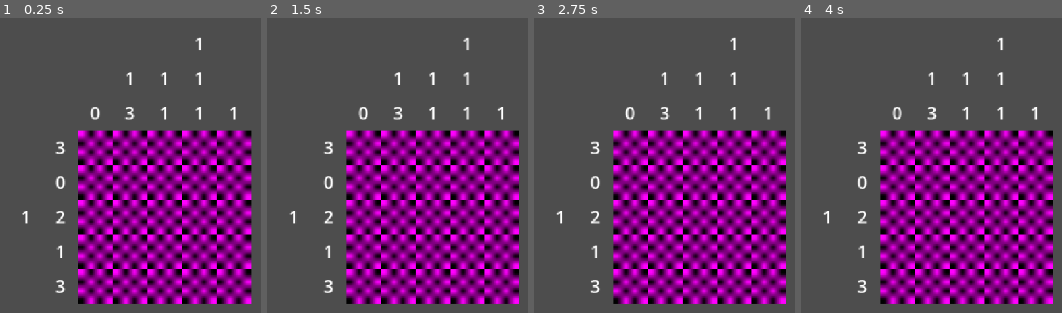
Above: before the commit, frames 1-4 (left to right).
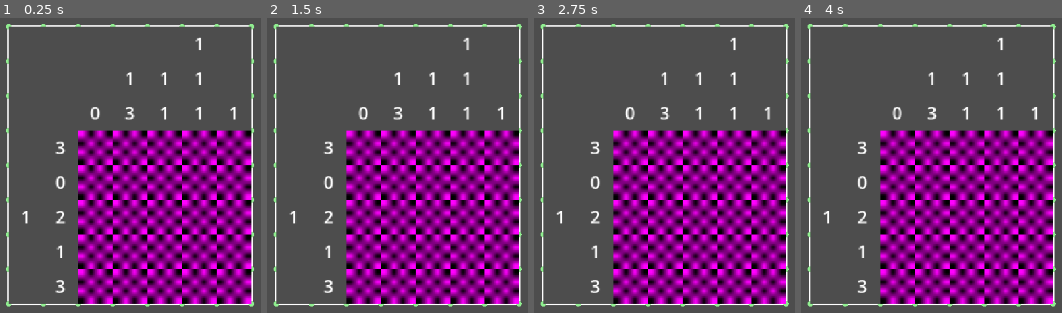
Above: after the commit, the same moments.

Repository: kennethbchen/Medical-Malpicross-Game
Game: Godot game, scene res://scenes/game.tscn
Two runs of this game, one before a commit and one after it. Both use one fixed random seed, a clock stepped at 60 frames per second and the inputs below.
Inputs (mouse positions are in pixels of both pictures, inside the frame that each line leads up to):
- Up to frame 1 (0.25 s): no input
- Up to frame 2 (1.5 s): move the mouse to (outside the picture) at 0.52 s; move the mouse to (481, 239) at 1.27 s
- Up to frame 3 (2.75 s): move the mouse to (outside the picture) at 2.02 s
- Up to frame 4 (4 s): tap Enter at 2.75 s; move the mouse to (outside the picture) at 2.77 s; tap Space at 3.5 s; move the mouse to (outside the picture) at 3.52 s

The runs differ from the first frame. In frame 1, 2.6% of the frame differs, in the area x 2-98%, y 2-98%; in frame 2, 2.6%; in frame 3, 2.6%; in frame 4, 2.6%.

Commit message:
Implemented getting selected cell

Diff:
--- a/scenes/game.tscn
+++ b/scenes/game.tscn
@@ -14,6 +14,7 @@
 
 [node name="PointGridSim" type="Node2D" parent="."]
 script = ExtResource("1_uwrxv")
+draw_sim = true
 metadata/_edit_group_ = true
 
 [node name="DebugCommands" type="Node" parent="."]
--- a/scripts/puzzle_grid.gd
+++ b/scripts/puzzle_grid.gd
@@ -21,6 +21,9 @@
 
 var puzzle: Puzzle
 
+# 2D array (row, col) of quads in the input space
+var input_quads: Array
+
 func _ready() -> void:
 
 	puzzle = Puzzle.new(puzzle_string)
@@ -39,6 +42,28 @@
 
 	puzzle_viewport.init(puzzle)
 
+	# Create input_quads so that we can interpret mouse input
+	for row in puzzle.input_size.x:
+
+		var row_data: Array[PointMassQuad]
+		for col in puzzle.input_size.y:
+
+			# Convert board-space (row, col) to the position of the
+			# corresponding top left point in sim-space
+			# First, convert from input space to board space ( add (1,1) )
+			var sim_coord: Vector2i = puzzle.input_to_board_coordinate(Vector2i(row, col)) + Vector2i(1, 1)
+
+			#print(sim_coord)
+			var new_quad: PointMassQuad = PointMassQuad.new(
+				point_mass_sim.get_point(sim_coord.x, sim_coord.y),
+				point_mass_sim.get_point(sim_coord.x + 1, sim_coord.y),
+				point_mass_sim.get_point(sim_coord.x + 1, sim_coord.y + 1),
+				point_mass_sim.get_point(sim_coord.x, sim_coord.y + 1)
+				)
+			row_data.append(new_quad)
+
+		input_quads.append(row_data)
+
 func get_board_points() -> Array[Vector2]:
 
 	var output: Array[Vector2]
@@ -53,6 +78,21 @@
 	grid_mesh.construct_from_points(get_board_points(), sim_point_rows - 2, sim_point_columns - 2)
 
 
+	# Check for input
+	var selected_cell = _get_selected_cell()
+
+	if selected_cell != null:
+		print(selected_cell)
+
+func _get_selected_cell():
+
+	for row in input_quads.size():
+		for col in input_quads[row].size():
+			if input_quads[row][col].contains_point(get_global_mouse_position()):
+				return Vector2i(row, col)
+
+	return null
+
 class PointMassQuad:
 	extends RefCounted
 
@@ -61,7 +101,7 @@
 	var p3: PointMassSim.PointMass
 	var p4: PointMassSim.PointMass
 
-	func init(p1: PointMassSim.PointMass, p2: PointMassSim.PointMass, p3: PointMassSim.PointMass, p4: PointMassSim.PointMass) -> void:
+	func _init(p1: PointMassSim.PointMass, p2: PointMassSim.PointMass, p3: PointMassSim.PointMass, p4: PointMassSim.PointMass) -> void:
 		self.p1 = p1
 		self.p2 = p2
 		self.p3 = p3
@@ -73,11 +113,11 @@
 
 	func _bounding_box_contains_point(test_position: Vector2) -> bool:
 
-		var min_x: float = p1.position.x
-		var min_y: float = p1.position.y
+		var x_vals: Array[float] = [p1.position.x, p2.position.x, p3.position.x, p4.position.x]
+		x_vals.sort()
 
-		var max_x: float = p4.position.x
-		var max_y: float = p4.position.y
+		var y_vals: Array[float] = [p1.position.y, p2.position.y, p3.position.y, p4.position.y]
+		y_vals.sort()
 
-		return test_position.x >= min_x and test_position.y >= min_y and \
-			test_position.x < max_x and test_position.y < max_y
+		return test_position.x >= x_vals[0] and test_position.y >= y_vals[0] and \
+			test_position.x < x_vals[-1] and test_position.y < y_vals[-1]
--- a/scripts/resources/puzzle.gd
+++ b/scripts/resources/puzzle.gd
@@ -75,6 +75,12 @@
 func get_input_cell(row: int, column: int) -> InputCell:
 	return _cells[row + (board_size.x - input_size.x)][column + (board_size.y - input_size.y)]
 
+## Input: [param input_coord] (row, column) in input space  [br]
+## Output: [Vector2i] (row, column) of input coordinate in board space
+func input_to_board_coordinate(input_coord: Vector2i) -> Vector2i:
+
+	return Vector2i(input_coord.x + (board_size.x - input_size.x), input_coord.y + (board_size.y - input_size.y))
+
 func _calculate_hints() -> Array:
 	var rows: int = input_size.x
 	var columns: int = input_size.y
--- a/scripts/simulation/point_grid.gd
+++ b/scripts/simulation/point_grid.gd
@@ -10,7 +10,7 @@
 var original_positions: Array[Vector2]
 
 # (column, row) -> Point Mass
-var point_map: Dictionary[Vector2, PointMassSim.PointMass]
+var point_map: Dictionary[Vector2i, PointMassSim.PointMass]
 
 var fixed_point_offset: Vector2
 
@@ -28,7 +28,7 @@
 		drag = false
 
 func get_point(row, col) -> PointMassSim.PointMass:
-	return point_map[Vector2(col, row)]
+	return point_map[Vector2i(col, row)]
 
 # TODO It is kinda weird that generate_point_grid is (col,row) instead of (row,col)
 func generate_point_grid(point_columns: int, point_rows: int, point_distance: float):
@@ -48,7 +48,7 @@
 			if row == 0 or row == rows - 1 or col == 0 or col == columns - 1:
 				point.fixed = true
 
-			point_map[Vector2(col, row)] = point
+			point_map[Vector2i(col, row)] = point
 
 			pos.x += point_distance
 
@@ -58,11 +58,11 @@
 	# Create constraints
 	for row in range(rows):
 		for col in range(columns):
-			var point = point_map[Vector2(col, row)]
+			var point = point_map[Vector2i(col, row)]
 
 			if not point: continue
 
-			for neighbor_coord in [Vector2(col + 1, row), Vector2(col, row + 1)]:
+			for neighbor_coord in [Vector2i(col + 1, row), Vector2i(col, row + 1)]:
 				var point_b = point_map.get(neighbor_coord)
 
 				if not point_b: continue
